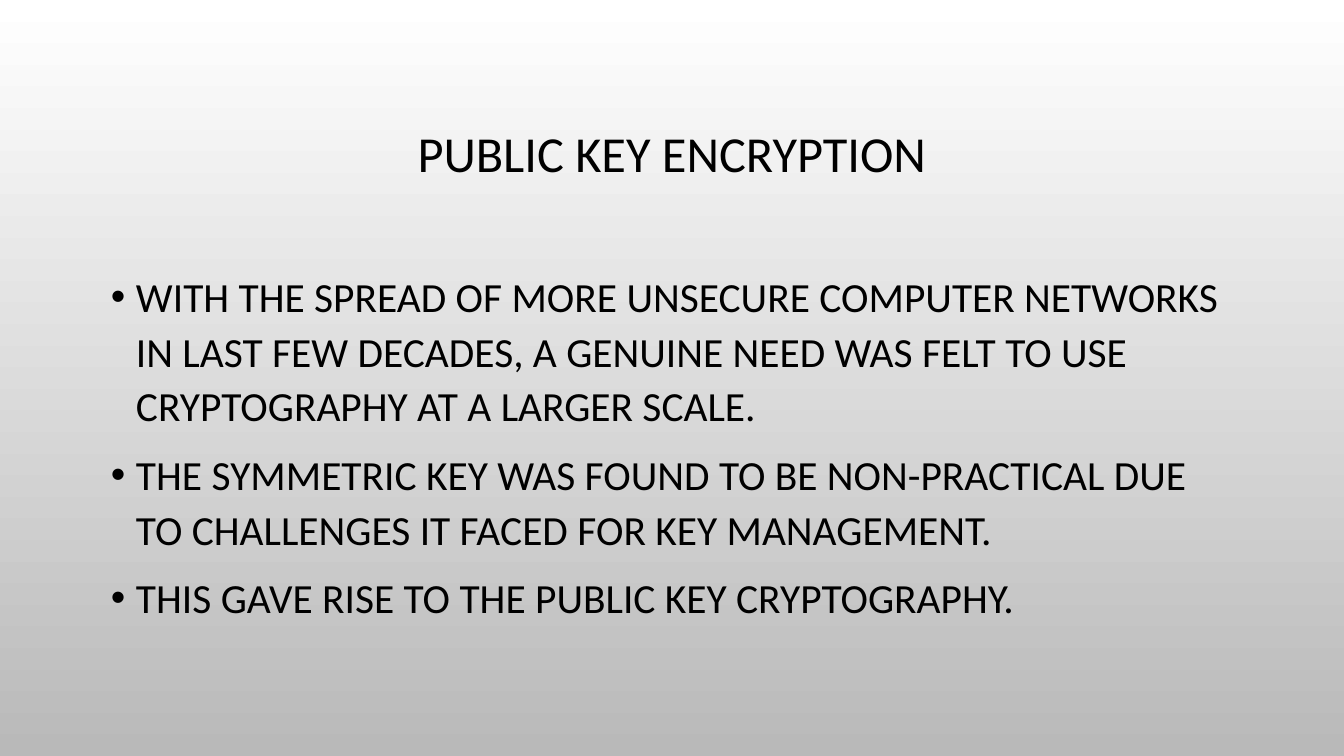
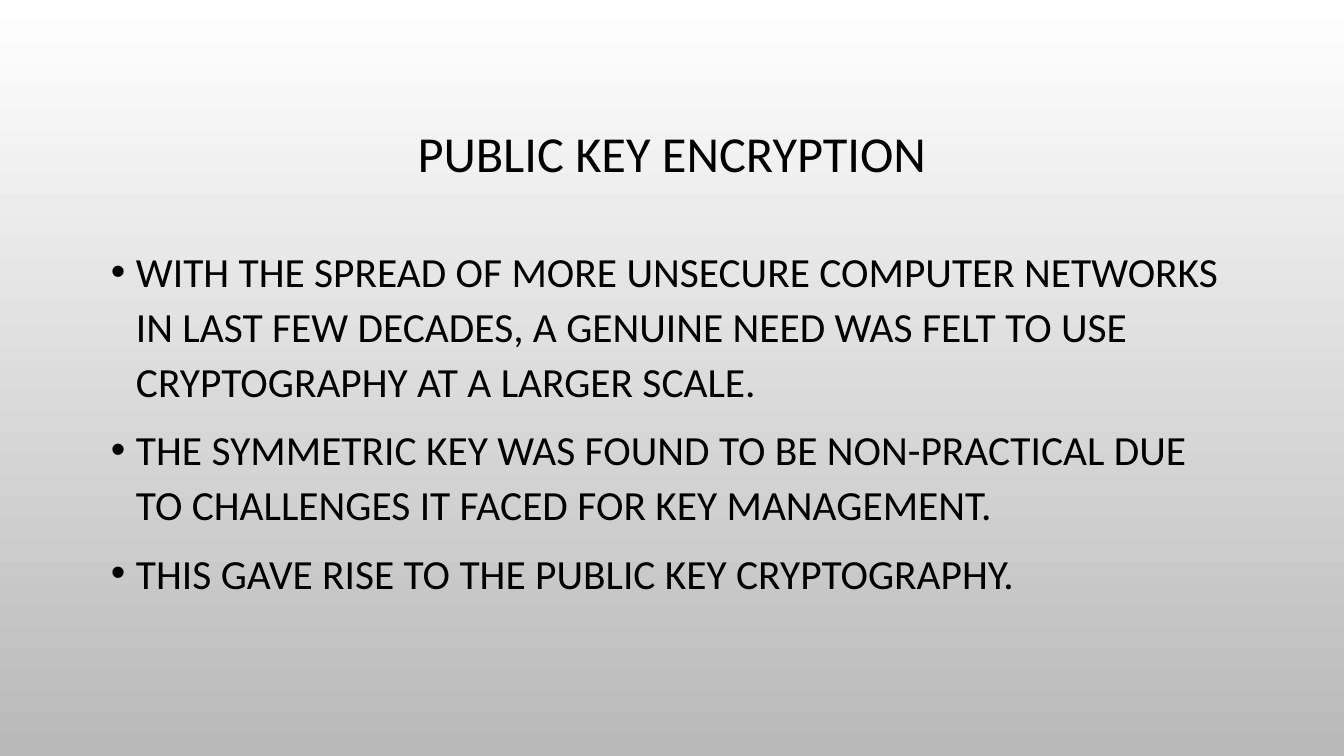
Before and after one commit to Rokari-19/the-level-of-shege, a slide deck: slide 3 of 300lv notes /cyb303/CYB 303 lect 2.pptx. Drawn at 1344x756 pixels with LibreOffice and Linux fonts; fonts in the diff are those of the drawing; background and template pictures are left out. Boxes give left, top, right and bottom in pixels: in the first picture for what was removed or moved away, otherwise in the second. Text is boxed around its words. In the diff, an @@ line names an element or a change of style, - is before the commit and + after.

```diff
--- a/300lv notes /cyb303/CYB 303 lect 2.pptx
+++ b/300lv notes /cyb303/CYB 303 lect 2.pptx
@@ text "WITH THE SPREAD OF MORE ..." moved from (x1=136, y1=285, x2=1218, y2=614) to (x1=136, y1=260, x2=1218, y2=590) @@
```
Also in this commit, not shown: 2 other slides changed, 11 other files.
